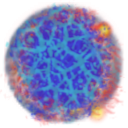
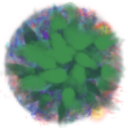
Two versions of the same layered image (128 x 128). Layer-by-layer changes:
removed layer "BlueSpray" (was 80%) over [4, 1, 122, 125]
added layer "Munch" above "BlueSpray" over [0, 1, 128, 128]
renamed "Background" to "BlueSpray", opacity 100% → 80%, moved it above "RedSpray", painted on it over [0, 1, 128, 128]
renamed "Water" to "RedSpray", moved it above "YellowSpray", painted on it over [0, 1, 127, 128]
moved "YellowSpray" above "Water", painted on it over [3, 2, 124, 126]
added layer "Water" (80%) above "Background" over [2, 1, 126, 126]
renamed "RedSpray" to "Background", opacity 80% → 100%, painted on it over [0, 1, 128, 128]
